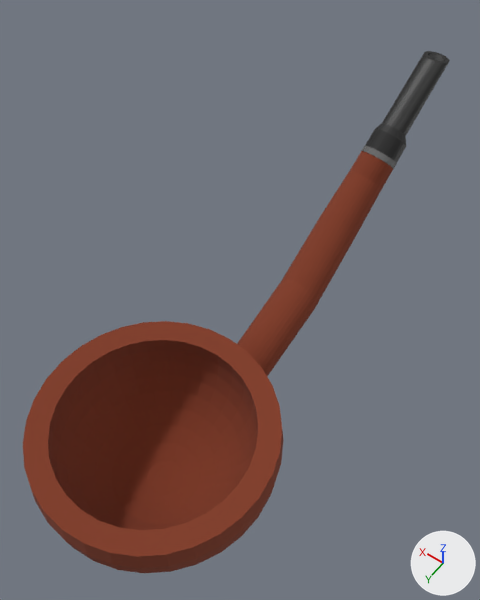
An edit to the FBX model Blender/Others/Accessories/pipe.fbx, drawn before and after from the same camera.
Before and after are seen from a camera (50 mm lens) standing at (-1.92, 1.56, 4.79) and looking at (0.19, -1.4, 0.14). The lights are fixed; the arrows at lower right show +X, +Y and +Z.

The older version as bpy lines, for what is in view:
```python
me_sphere_001 = bpy.data.meshes.new('Sphere.001')
me_sphere_001.from_pydata(...)  # 1041 vertices, 1039 faces; spans x -1.0..1.0, y -3.73..1.0, z -1.0..1.56
# faces by material slot: [2, 96, 161, 780]
me_sphere_001.materials.append(mat_material_001)  # white #e7e7e7
me_sphere_001.materials.append(mat_metal_brim)  # grey #858585
me_sphere_001.materials.append(mat_plastic_filter)  # black #1f1f1f
me_sphere_001.materials.append(mat_pipe_wood)  # brown #813a23
ob_sphere = bpy.data.objects.new('Sphere', me_sphere_001)
ob_sphere.location = (0.0, 0.0, 0.0)
```
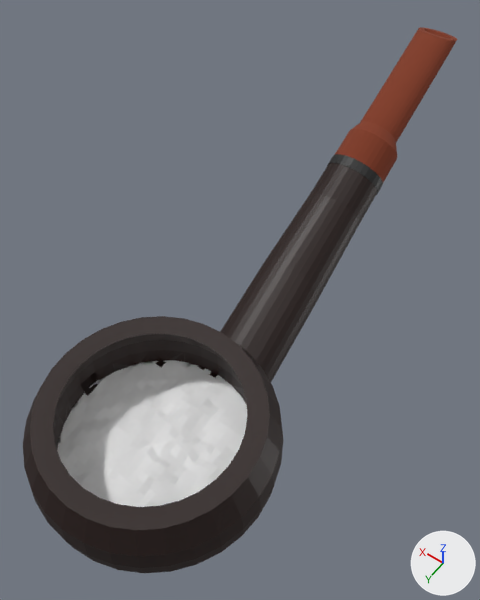
Commit message: Pipe looks like a pipe now

The change, as a diff of the scene's bpy script:
```diff
--- a/Blender/Others/Accessories/pipe.fbx.py
+++ b/Blender/Others/Accessories/pipe.fbx.py
@@ mat_coal @@
+mat_coal = principled_material('coal')
+mat_coal.base_color = (0.0133, 0.00161, 0.0)  # black #1e0500
@@ me_sphere_001 @@
 # used by ob_sphere; location = (0.0, 0.0, 0.0)
-me_sphere_001.from_pydata(...)  # 1041 vertices, 1039 faces; spans x -1.0..1.0, y -3.73..1.0, z -1.0..1.56
+me_sphere_001.from_pydata(...)  # 2504 vertices, 1874 faces; spans x -0.98..0.98, y -4.42..0.98, z -0.85..1.46
+# me_sphere_001 part 1: the loose piece of 578 vertices spanning x -1.0..1.0, y -1.0..1.0, z -1.0..0.2 is rebuilt with 2076 vertices and now spans x -0.98..0.98, y -0.98..0.98, z -0.85..0.53
+# me_sphere_001 part 2: the loose piece of 463 vertices spanning x -0.4..0.19, y -3.73..-0.39, z -0.9..1.56 is rebuilt with 415 vertices and now spans x -0.34..0.33, y -4.42..-0.3, z -0.79..1.46
 me_sphere_001.materials.append(mat_material_001)
-me_sphere_001.materials.append(mat_metal_brim)  # grey #858585
 me_sphere_001.materials.append(mat_plastic_filter)
 me_sphere_001.materials.append(mat_pipe_wood)
+me_sphere_001.materials.append(mat_coal)  # black #1e0500
@@ ob_sphere @@
 ob_sphere = bpy.data.objects.new('Sphere', me_sphere_001)
-ob_sphere.location = (0.0, 0.0, 0.0)
+ob_sphere.location = (0.0, 0.0, -0.136)
+ob_sphere.scale = (1.02, 1.02, 1.02)
```

What differs and where, as boxes [x1, y1, x2, y2] in the pictures (480 x 600 px):
'Sphere', reshaped, moved, rescaled: before [23, 51, 450, 573]; after [23, 27, 457, 573]
part 1 of me_sphere_001, rebuilt: before [23, 321, 283, 573]; after [23, 316, 283, 573]
part 2 of me_sphere_001, rebuilt: before [237, 51, 450, 376]; after [199, 27, 457, 382]
